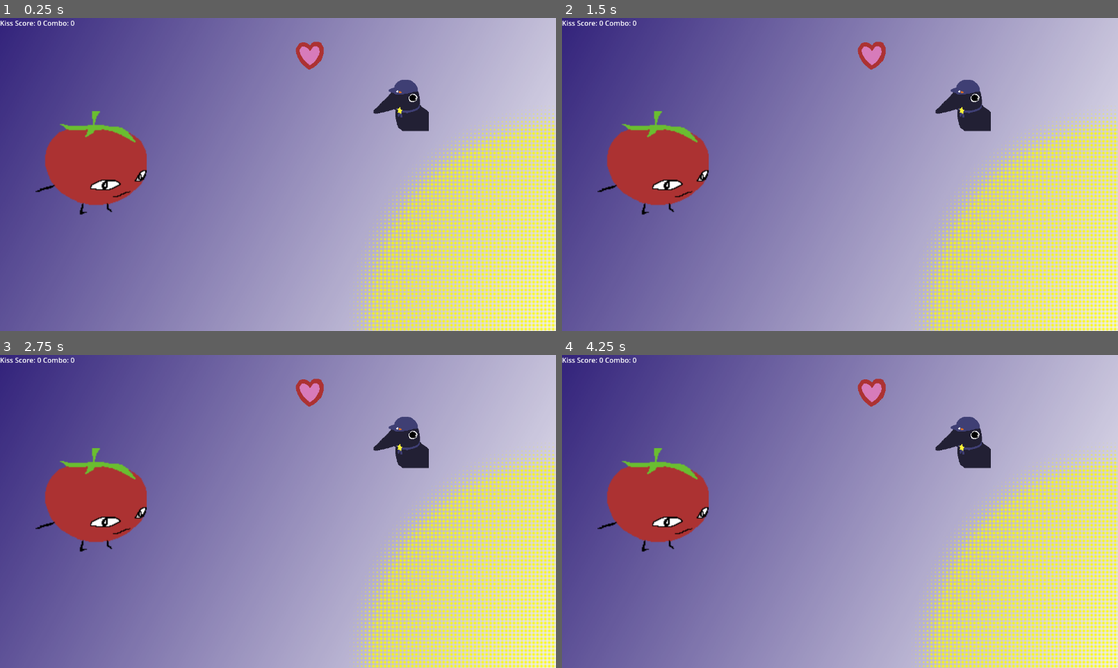
Above: before the commit, frames 1-4 (two rows, left to right).
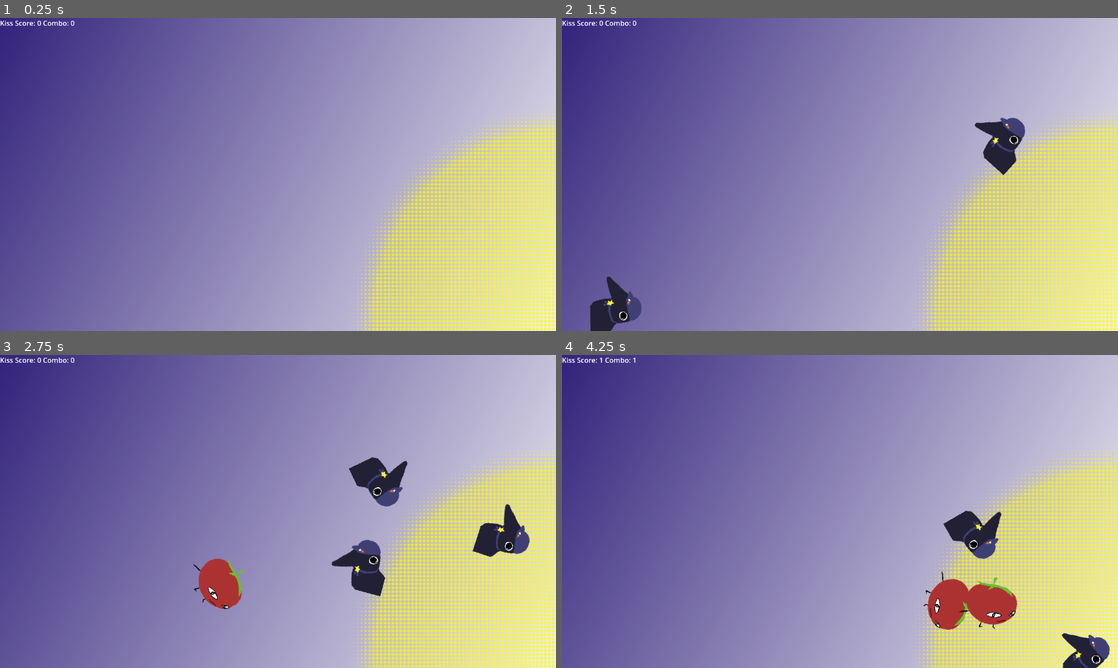
Above: after the commit, the same moments.

Repository: Cephoniss/doki-kisser
Game: Godot game, scene res://game_space.tscn
Same seed, same stepped clock (60 frames per second), same inputs: the game is played once before the commit and once after it.
Inputs (mouse positions are in pixels of both pictures, inside the frame that each line leads up to):
- Up to frame 1 (0.25 s): no input
- Up to frame 2 (1.5 s): tap Enter at 0.5 s; move the mouse to (962, 158) at 0.52 s; click (962, 158) at 0.67 s; move the mouse to (728, 190) at 1.27 s; click (728, 190) at 1.42 s
- Up to frame 3 (2.75 s): move the mouse to (333, 442) at 2.02 s; click (333, 442) at 2.17 s
- Up to frame 4 (4.25 s): move the mouse to (812, 574) at 2.77 s; click (812, 574) at 2.92 s; move the mouse to (1006, 558) at 3.52 s; click (1006, 558) at 3.67 s

The runs differ from the first frame. In frame 1, 5.2% of the frame differs, in the area x 6-78%, y 7-63%; in frame 2, 7.0%; in frame 3, 9.1%, in the area x 6-96%, y 7-82%; in frame 4, 8.9%.

Commit message:
Spawn and Despawn
-Added scripts and functions for managing spawning and despawning targets

Diff:
--- /dev/null
+++ b/area_2d.gd
@@ -0,0 +1 @@
+extends "res://kissTarget.gd"
--- a/crowki.tscn
+++ b/crowki.tscn
@@ -1,16 +1,19 @@
-[gd_scene load_steps=3 format=3 uid="uid://b0ofs80e2qe07"]
+[gd_scene load_steps=4 format=3 uid="uid://b0ofs80e2qe07"]
 
 [ext_resource type="Texture2D" uid="uid://d1h0hjrsmtr2s" path="res://Images/Crowki.png" id="1_h3076"]
+[ext_resource type="Script" uid="uid://s7dsh3d2etmi" path="res://area_2d.gd" id="1_imh4q"]
 
 [sub_resource type="RectangleShape2D" id="RectangleShape2D_imh4q"]
 
 [node name="Crowki" type="Node2D"]
 
-[node name="Sprite2D" type="Sprite2D" parent="."]
-texture = ExtResource("1_h3076")
-
 [node name="Area2D" type="Area2D" parent="." groups=["KissScoreGroup"]]
 scale = Vector2(6.44, 6.36)
+script = ExtResource("1_imh4q")
 
 [node name="CollisionShape2D" type="CollisionShape2D" parent="Area2D"]
 shape = SubResource("RectangleShape2D_imh4q")
+
+[node name="Sprite2D" type="Sprite2D" parent="Area2D"]
+scale = Vector2(0.15528, 0.157233)
+texture = ExtResource("1_h3076")
--- /dev/null
+++ b/doki_spawner.gd
@@ -0,0 +1,27 @@
+extends Node2D
+
+@export var kiss_targets: Array[PackedScene] = []
+
+@export var spawn_interval := 0.5
+var time_accumulator := 0.0
+
+func _process(delta: float) -> void:
+	time_accumulator += delta
+	if time_accumulator >= spawn_interval:
+		time_accumulator = 0.0
+		spawn_random_kiss_target()
+
+func spawn_random_kiss_target():
+	if kiss_targets.is_empty():
+		return
+
+	var random_index = randi() % kiss_targets.size()
+	var target_scene = kiss_targets[random_index]
+	var target_instance = target_scene.instantiate()
+
+	var screen_size = get_viewport_rect().size
+	target_instance.position = Vector2(
+		randf_range(50, screen_size.x - 50),
+		randf_range(50, screen_size.y -50)
+	)
+	add_child(target_instance)
--- a/game_space.tscn
+++ b/game_space.tscn
@@ -4,7 +4,7 @@
 [ext_resource type="PackedScene" uid="uid://hyo16tktxlkl" path="res://tomato_doki.tscn" id="2_ihldm"]
 [ext_resource type="PackedScene" uid="uid://c38qyf0owkae8" path="res://kiss_score.tscn" id="3_75ac5"]
 [ext_resource type="PackedScene" uid="uid://b0ofs80e2qe07" path="res://crowki.tscn" id="4_xq8gv"]
-[ext_resource type="PackedScene" uid="uid://c6gsf8rgkebe3" path="res://doki_heart.tscn" id="5_wky0x"]
+[ext_resource type="Script" uid="uid://dc0por6ejdv08" path="res://doki_spawner.gd" id="6_syrn0"]
 
 [node name="GameSpace" type="Node2D"]
 
@@ -12,14 +12,8 @@
 position = Vector2(640, 360)
 texture = ExtResource("1_63fvg")
 
-[node name="TomatoDoki" parent="." instance=ExtResource("2_ihldm")]
-position = Vector2(210, 342)
-scale = Vector2(2, 2)
-
 [node name="KissScore" parent="." instance=ExtResource("3_75ac5")]
 
-[node name="Crowki" parent="." instance=ExtResource("4_xq8gv")]
-position = Vector2(923, 196)
-
-[node name="DokiHeart" parent="." instance=ExtResource("5_wky0x")]
-position = Vector2(713, 87)
+[node name="DokiSpawner" type="Node2D" parent="."]
+script = ExtResource("6_syrn0")
+kiss_targets = Array[PackedScene]([ExtResource("2_ihldm"), ExtResource("4_xq8gv")])
--- /dev/null
+++ b/kissTarget.gd
@@ -0,0 +1,28 @@
+extends Area2D
+
+@export var move_speed: float = 100.0
+@export var rotation_speed: float = 90.0
+var velocity := Vector2.ZERO
+
+func _ready():
+	add_to_group("KissScoreGroup")
+	connect("input_event", Callable(self, "_on_input_event"))
+
+	velocity = Vector2(randf_range(-1.0, 1.0), randf_range(-1.0, 1.0)).normalized() * move_speed
+
+	despawn()
+
+func  _process(delta):
+	position += velocity * delta
+	rotation_degrees += rotation_speed * delta
+
+func _on_input_event(viewport, event, shape_idx):
+	if event is InputEventMouseButton and event.pressed:
+		#var spawner = get_node_or_null("/root/game_space")
+		#if spawner and spawner.has_method("spawn_random_kiss_target"):
+			#spawner.spawn_random_kiss_target()
+			#spawner.spawn_random_kiss_target()
+		queue_free()
+func despawn():
+	await get_tree().create_timer(2.0).timeout
+	queue_free()
--- a/tomato_doki.tscn
+++ b/tomato_doki.tscn
@@ -1,16 +1,19 @@
-[gd_scene load_steps=3 format=3 uid="uid://hyo16tktxlkl"]
+[gd_scene load_steps=4 format=3 uid="uid://hyo16tktxlkl"]
 
 [ext_resource type="Texture2D" uid="uid://ccec1ep0efg8a" path="res://Images/tomatoDoki.png" id="1_ausxj"]
+[ext_resource type="Script" uid="uid://l7qkdy5a4ia0" path="res://kissTarget.gd" id="2_sls2w"]
 
 [sub_resource type="RectangleShape2D" id="RectangleShape2D_sls2w"]
 
 [node name="TomatoDoki" type="Node2D"]
 
-[node name="Sprite2D" type="Sprite2D" parent="."]
-texture = ExtResource("1_ausxj")
-
 [node name="Area2D" type="Area2D" parent="." groups=["KissScoreGroup"]]
 scale = Vector2(6.64, 6.44)
+script = ExtResource("2_sls2w")
 
 [node name="CollisionShape2D" type="CollisionShape2D" parent="Area2D"]
 shape = SubResource("RectangleShape2D_sls2w")
+
+[node name="Sprite2D" type="Sprite2D" parent="Area2D"]
+scale = Vector2(0.150602, 0.15528)
+texture = ExtResource("1_ausxj")
Not shown, added: area_2d.gd.uid
Not shown, added: doki_spawner.gd.uid
Not shown, added: kissTarget.gd.uid
